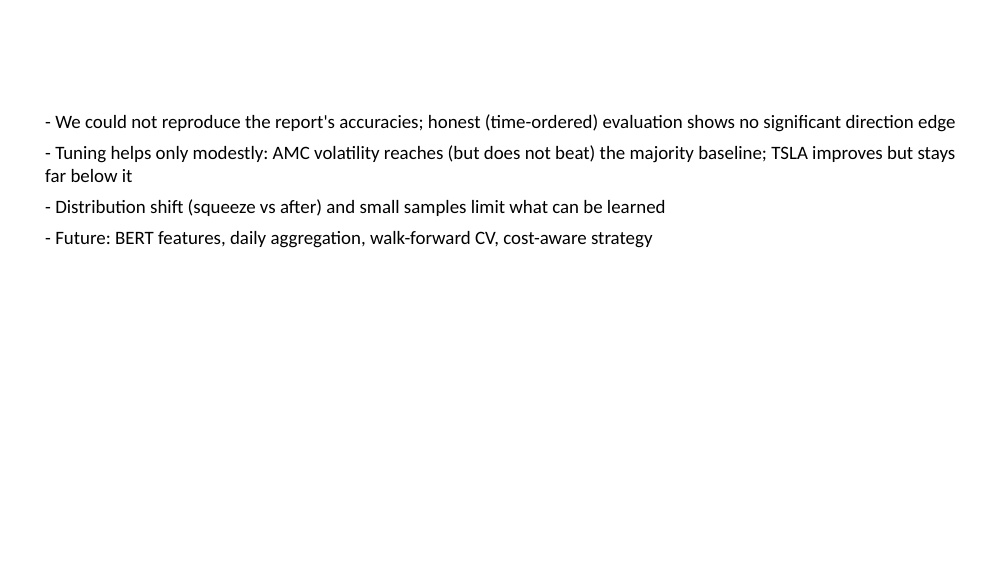
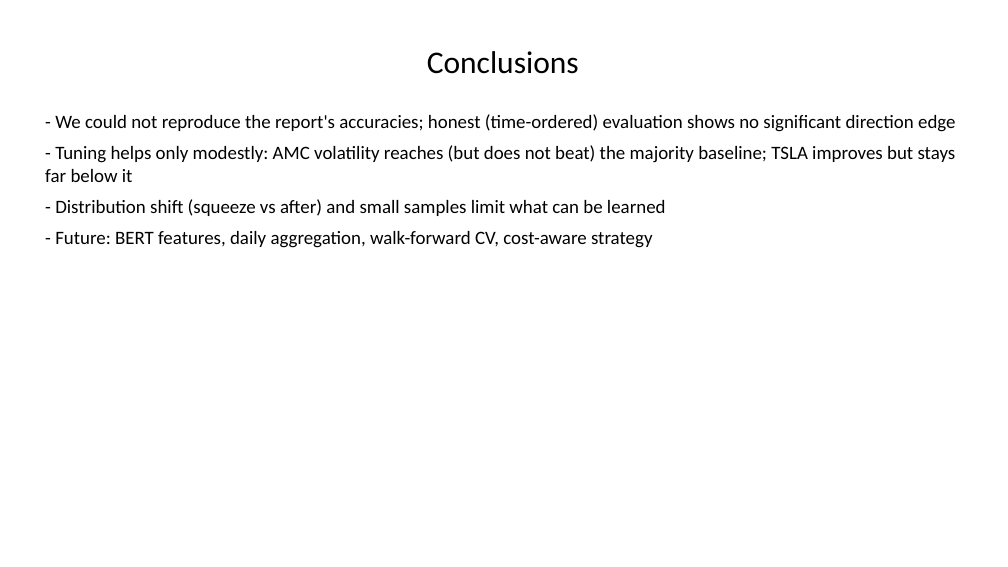
Before and after one commit to Prithvi-Aithal/wsb-market-prediction, a slide deck: slide 12 of docs/presentation.pptx. Drawn at 1008x567 pixels with LibreOffice and Linux fonts; fonts in the diff are those of the drawing. Boxes give left, top, right and bottom in pixels: in the first picture for what was removed or moved away, otherwise in the second. Text is boxed around its words. In the diff, an @@ line names an element or a change of style, - is before the commit and + after.

Commit message:
Fix slide title placement (set top/height explicitly)

```diff
--- a/docs/presentation.pptx
+++ b/docs/presentation.pptx
@@ title added at box(427, 51, 579, 74), 30 pt, text #000000 @@
+Conclusions
```
Also in this commit, not shown: 11 other slides changed, 2 slides added, 2 slides removed, 2 other files.
